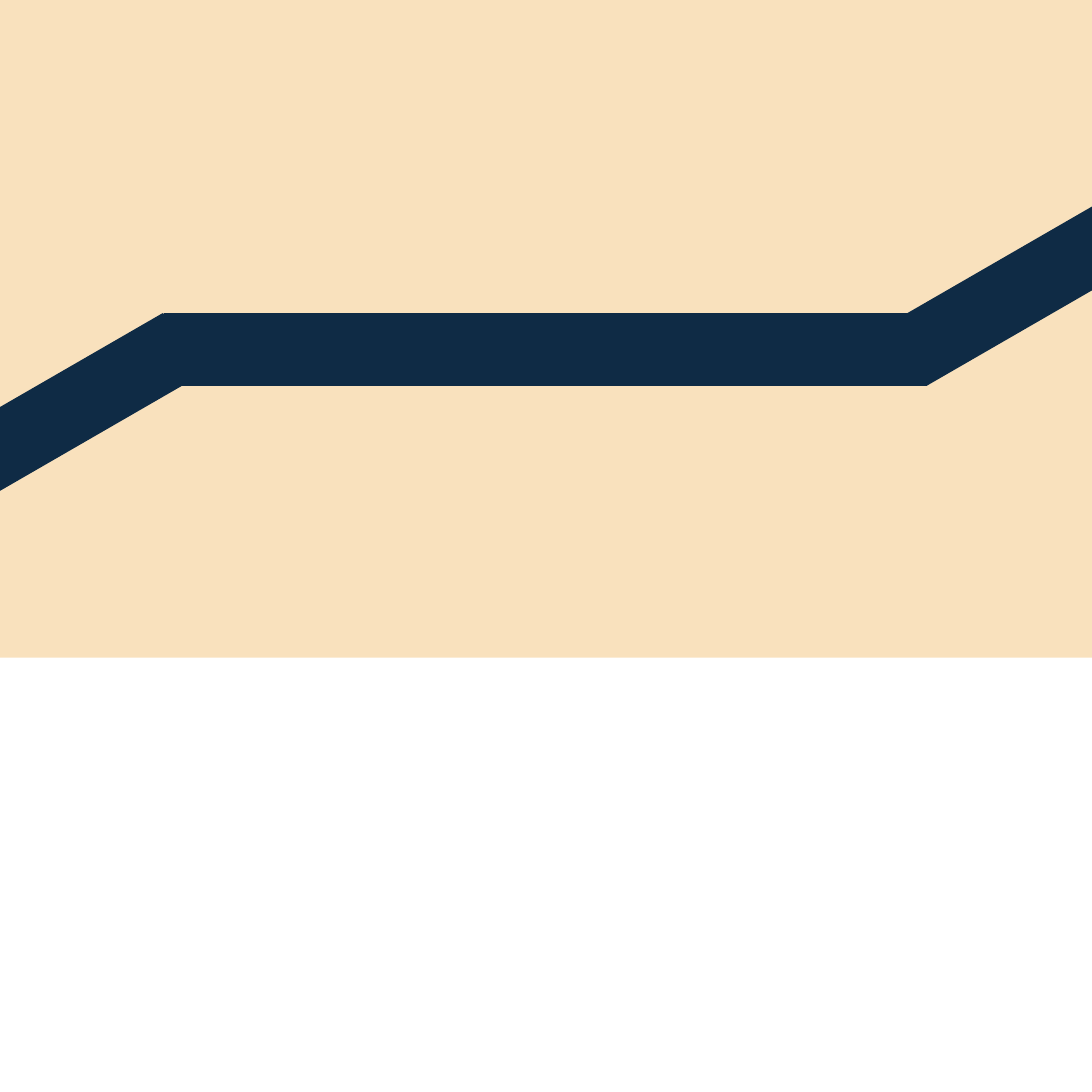
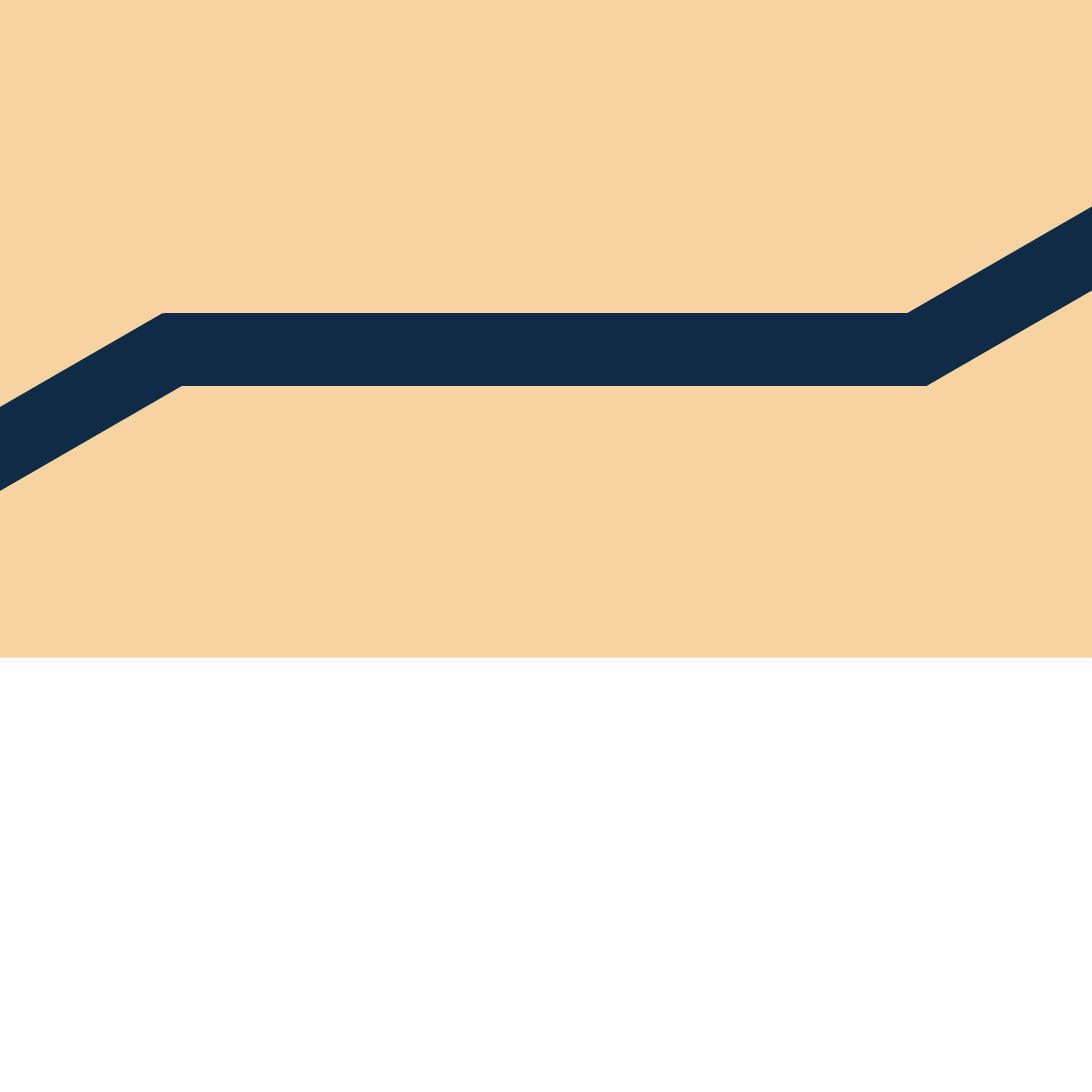
Before and after one commit to dprestonpeek/LizardsInChief-Macrobunny, a slide deck: slide 4 of Documents/licart.pptx. Drawn at 1092x1092 pixels with LibreOffice and Linux fonts; fonts in the diff are those of the drawing. Boxes give left, top, right and bottom in pixels: in the first picture for what was removed or moved away, otherwise in the second. Text is boxed around its words. In the diff, an @@ line names an element or a change of style, - is before the commit and + after.

```diff
--- a/Documents/licart.pptx
+++ b/Documents/licart.pptx
@@ rectangle at (x1=0, y1=0, x2=1092, y2=657): fill #F9E1BD to #F6D3A0 @@
```
Also in this commit, not shown: 9 other files.
